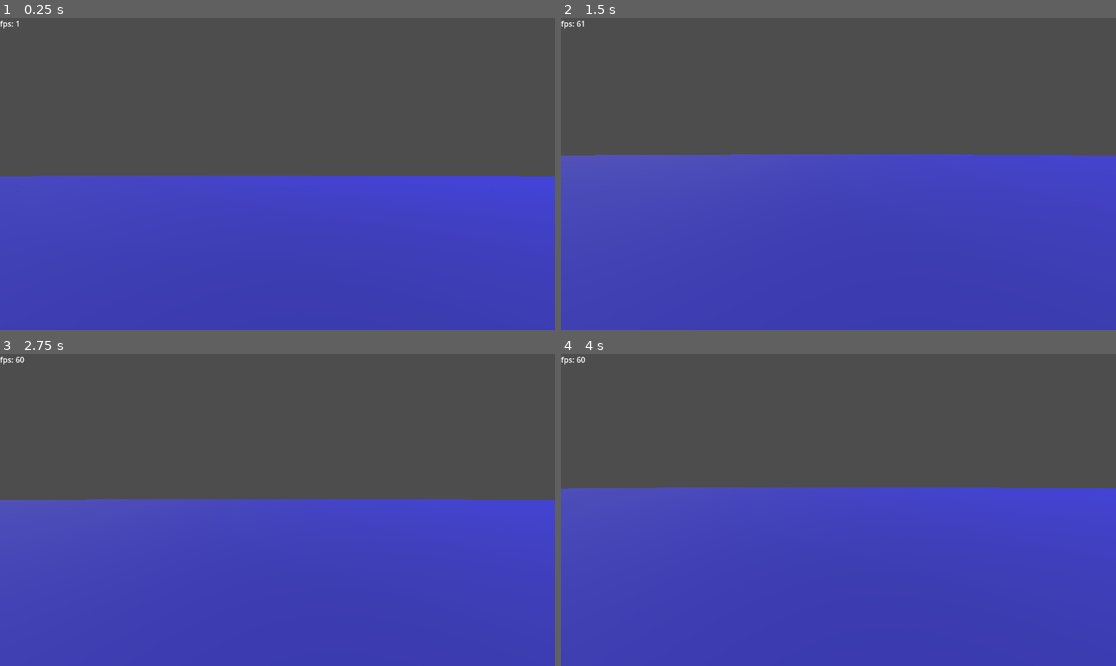
Above: before the commit, frames 1-4 (two rows, left to right).
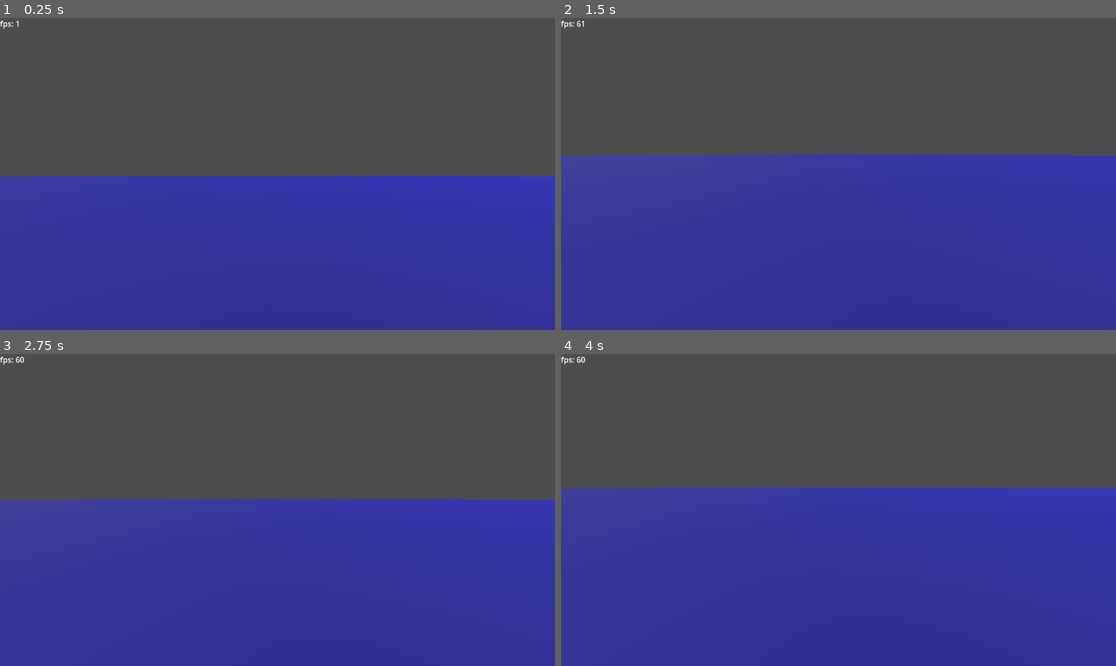
Above: after the commit, the same moments.

Repository: jmdejong/s6
Game: Godot game, scene res://scenes/world.tscn
Same seed, same stepped clock (60 frames per second), same inputs: the game is played once before the commit and once after it.
Inputs (mouse positions are in pixels of both pictures, inside the frame that each line leads up to):
- Up to frame 1 (0.25 s): no input
- Up to frame 2 (1.5 s): tap Enter at 0.5 s; move the mouse to (960, 158) at 0.52 s; hold D (right) 0.53-1.28 s; click (960, 158) at 0.6 s; move the mouse to (810, 174) at 1.27 s; hold W (forwards) from 1.28 s (still down); tap Shift (sprint) at 1.35 s
- Up to frame 3 (2.75 s): keep holding W (forwards); tap Space (up) at 2 s; move the mouse to (288, 503) at 2.02 s; click (288, 503) at 2.1 s
- Up to frame 4 (4 s): keep holding W (forwards); tap Enter at 2.75 s; move the mouse to (832, 516) at 2.77 s; tap Shift (sprint) at 2.85 s; tap Space (up) at 3.5 s; move the mouse to (877, 513) at 3.52 s; click (877, 513) at 3.6 s

The runs differ from the first frame. In frame 1, 49% of the frame differs, in the area x 0-100%, y 50-100%; in frame 2, 56%; in frame 3, 53%; in frame 4, 57%, in the area x 0-100%, y 42-100%.

Commit message:
better grass

Diff:
--- a/scenes/height_mesh.tscn
+++ b/scenes/height_mesh.tscn
@@ -2,7 +2,7 @@
 
 [ext_resource type="Script" path="res://scripts/height_mesh.gd" id="1_md27k"]
 [ext_resource type="Shader" path="res://shaders/meshterrain.gdshader" id="2_0qfxd"]
-[ext_resource type="Texture2D" uid="uid://cfxhfpriv680" path="res://assets/ground_grass.png" id="3_booo5"]
+[ext_resource type="Texture2D" uid="uid://btnrm16g0s6xl" path="res://assets/ground_grass_dark.png" id="3_kyk38"]
 [ext_resource type="Texture2D" uid="uid://byty8m8bby1fa" path="res://assets/ground_sand.png" id="4_bj2wx"]
 [ext_resource type="Texture2D" uid="uid://b4jslu0uipdqo" path="res://assets/ground_stone.png" id="5_wkslr"]
 
@@ -12,7 +12,7 @@
 shader_parameter/area_min = null
 shader_parameter/area_size = null
 shader_parameter/texture_size = 2.0
-shader_parameter/grass_texture = ExtResource("3_booo5")
+shader_parameter/grass_texture = ExtResource("3_kyk38")
 shader_parameter/sand_texture = ExtResource("4_bj2wx")
 shader_parameter/stone_texture = ExtResource("5_wkslr")
 
--- a/scenes/world.tscn
+++ b/scenes/world.tscn
@@ -7,12 +7,24 @@
 [ext_resource type="Script" path="res://scripts/blueprint.gd" id="4_g5nwg"]
 [ext_resource type="Shader" path="res://shaders/heightmap.gdshader" id="5_q2kd8"]
 [ext_resource type="PackedScene" uid="uid://qvsylhhgvhsx" path="res://scenes/height_grass.tscn" id="5_qde1d"]
+[ext_resource type="Shader" path="res://shaders/grass_item.gdshader" id="6_p0buu"]
+[ext_resource type="Texture2D" uid="uid://ch6ynq5e3k6pm" path="res://assets/para/vegetation_grass_card_03.png" id="7_kjetl"]
 [ext_resource type="Shader" path="res://shaders/grassdensity.gdshader" id="8_iwu04"]
 
 [sub_resource type="Environment" id="Environment_ok65l"]
 ambient_light_source = 2
 ambient_light_color = Color(1, 1, 1, 1)
 ambient_light_energy = 0.1
+
+[sub_resource type="ShaderMaterial" id="ShaderMaterial_sbja6"]
+render_priority = 0
+shader = ExtResource("6_p0buu")
+shader_parameter/grass_texture = ExtResource("7_kjetl")
+
+[sub_resource type="QuadMesh" id="QuadMesh_4x1m3"]
+material = SubResource("ShaderMaterial_sbja6")
+size = Vector2(2, 1)
+center_offset = Vector3(0, 0.5, 0)
 
 [sub_resource type="BoxMesh" id="BoxMesh_sf6mf"]
 
@@ -42,10 +54,13 @@
 script = ExtResource("3_k87n2")
 
 [node name="Fps" type="Label" parent="Counters"]
-layout_mode = 2
+offset_right = 40.0
+offset_bottom = 23.0
 
 [node name="Pos" type="Label" parent="Counters"]
-layout_mode = 2
+offset_top = 27.0
+offset_right = 40.0
+offset_bottom = 50.0
 
 [node name="Player" parent="." instance=ExtResource("1_hadwj")]
 transform = Transform3D(1, 0, 0, 0, 1, 0, 0, 0, 1, 12, 16, -8)
@@ -59,9 +74,12 @@
 [node name="HeightGrass" parent="." node_paths=PackedStringArray("source") instance=ExtResource("5_qde1d")]
 transform = Transform3D(1, 0, 0, -1.49012e-08, 1, -2.98023e-08, 1.49012e-08, 0, 1, 5.96046e-08, -4.76837e-07, 1.19209e-07)
 source = NodePath("../Blueprint")
+mesh = SubResource("QuadMesh_4x1m3")
+chunk_size = 16
 
 [node name="DirectionalLight3D" type="DirectionalLight3D" parent="."]
 transform = Transform3D(0.939693, -0.296198, 0.17101, 0, 0.5, 0.866025, -0.34202, -0.813798, 0.469846, 0, 4.52354, 0)
+light_energy = 0.652
 
 [node name="MeshInstance3D" type="MeshInstance3D" parent="."]
 mesh = SubResource("BoxMesh_sf6mf")
--- a/scripts/height_grass.gd
+++ b/scripts/height_grass.gd
@@ -24,10 +24,11 @@
 
 func add_grass_area(area):
 	var node = GPUParticles3D.new()
+	node.draw_order = 3
 	node.position = Vector3(area.position.x, 0, area.position.y)
 	node.custom_aabb = AABB(Vector3(0, source.aabb.position.y, 0), Vector3(area.size.x, source.aabb.size.y, area.size.y))
 	node.process_material = _particle_material
-	node.amount = area.get_area() * particles_per_meter * particles_per_meter
+	node.amount = area.get_area() * particles_per_meter * particles_per_meter * 2
 	node.draw_pass_1 = mesh
 	add_child(node)
 	return node
--- /dev/null
+++ b/shaders/grass_item.gdshader
@@ -0,0 +1,20 @@
+shader_type spatial;
+render_mode vertex_lighting;
+
+uniform sampler2D grass_texture : source_color, filter_linear_mipmap;
+
+void vertex(){
+	NORMAL = vec3(0.0, 1.0, 0.0);
+}
+
+void fragment() {
+// 	if (UV.y < 0.2) {
+// 		discard;
+// 	}
+	vec4 t = texture(grass_texture, UV);
+	if (t.a < 0.9) {
+		discard;
+	} else {
+		ALBEDO = t.rgb;
+	}
+}
--- a/shaders/grassparticles.gdshader
+++ b/shaders/grassparticles.gdshader
@@ -68,14 +68,20 @@
 
 
 void start() {
-	float rot = rand_from_seed(hash(INDEX)) * TAU;
-	uint pind = INDEX * 101u % (side * side);
+	uint ind = INDEX / 2u;
+	bool back = INDEX % 2u == 1u;
+	float rot = rand_from_seed(hash(ind)) * TAU;
+	if (back) {
+		rot += PI;
+// 		ACTIVE = false;
+	}
+	uint pind = ind * 101u % (side * side);
 	vec2 dpos = vec2(float(pind / side), float(pind % side)) / float(side) * chunk_size;
-	vec2 pos = dpos + EMISSION_TRANSFORM[3].xz + vec2(rand_from_seed(hash(INDEX * 7u + 53u)) - 0.5, rand_from_seed(hash(INDEX * 53u + 7u)) - 0.5) / (float(side) / chunk_size);
+	vec2 pos = dpos + EMISSION_TRANSFORM[3].xz + vec2(rand_from_seed(hash(ind * 7u + 53u)) - 0.5, rand_from_seed(hash(ind * 53u + 7u)) - 0.5) / (float(side) / chunk_size);
 	float h = height_at(pos);
 	vec2 uv = (pos - area_min.xz) / area_size.xz;
 	float density = texture(grass_density, uv).r;
-	if (texture(grass_density, uv).r < rand_from_seed(hash(INDEX * 103u + 13u))) {
+	if (texture(grass_density, uv).r < rand_from_seed(hash(ind * 103u + 13u))) {
 		ACTIVE = false;
 	}
 	TRANSFORM = mat4(
Binary file added: assets/dark_grass.png
Not shown, added: assets/dark_grass.png.import
Not shown, removed: assets/grass_quad.obj
Not shown, removed: assets/grass_quad.obj.import
Binary file added: assets/ground_grass_dark.png
Not shown, added: assets/ground_grass_dark.png.import
Binary file added: assets/para/vegetation_grass_card_03.png
Not shown, added: assets/para/vegetation_grass_card_03.png.import
Not shown, added: assets/quaternius/Grass_Large.mtl
Not shown, added: assets/quaternius/Grass_Large.obj
Not shown, added: assets/quaternius/Grass_Large.obj.import
Not shown, added: assets/quaternius/Grass_Large_Extruded.mtl
(and 7 more such lines)
